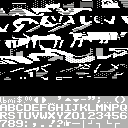
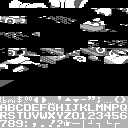
Layer changes from the first 128 x 128 image to the second:
added layer "Pasted Layer #1" above "river crossing" over (x1=0, y1=0, x2=128, y2=87)
added layer "river crossing" above "supplies_tile.png" over (x1=0, y1=0, x2=128, y2=72)
hid "supplies_tile.png" over (x1=0, y1=0, x2=128, y2=87)
